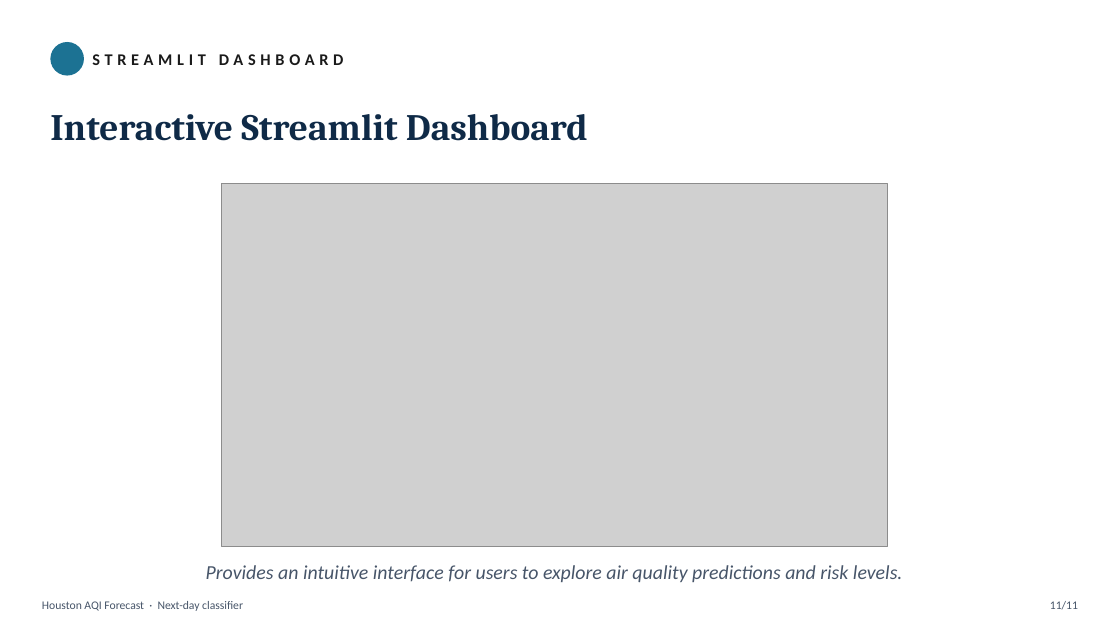
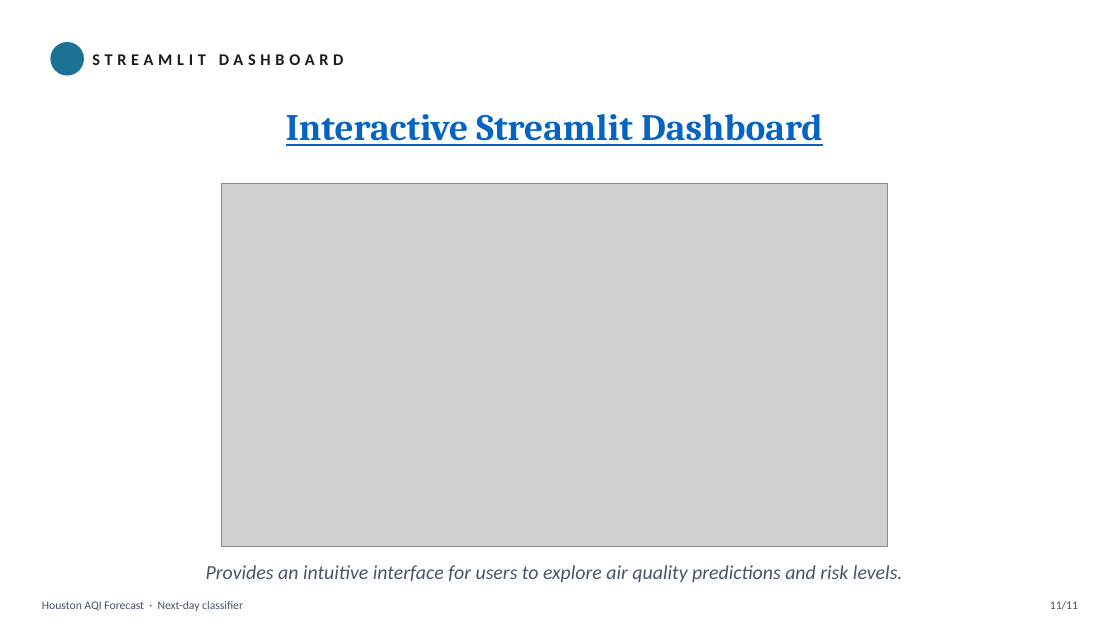
Before and after one commit to mitaalidayal/houston-aqi-predictor, a slide deck: slide 11 of Houston AQI Project PPT.pptx. Drawn at 1120x630 pixels with LibreOffice and Linux fonts; fonts in the diff are those of the drawing; grey boxes stand for pictures. Boxes give left, top, right and bottom in pixels: in the first picture for what was removed or moved away, otherwise in the second. Text is boxed around its words. In the diff, an @@ line names an element or a change of style, - is before the commit and + after.

```diff
--- a/Houston AQI Project PPT.pptx
+++ b/Houston AQI Project PPT.pptx
@@ text "Interactive Streamlit Dashboard" at [286,114,823,146]: text colour #0F2A47 to #0563C1, underline on; alignment left to centre @@
```
Also in this commit, not shown: 4 other files.
